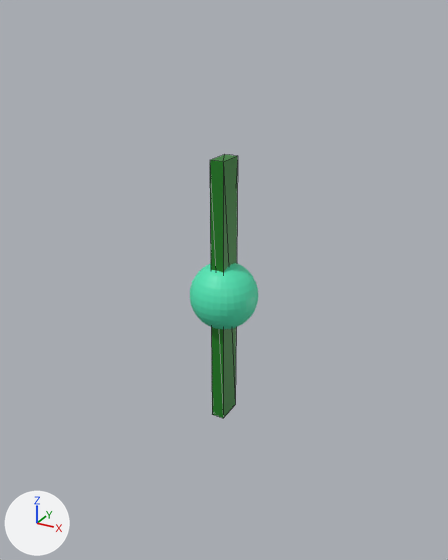
The glTF model 11_controls/3d_models/configurator.gltf: old version first, new version second.
Camera for both pictures: a 50 mm lens placed at (1.97, -3.59, 1.91), pointed at (-0.02, 0.04, 0.1). Every picture has the same lights, and +X, +Y and +Z are marked at lower left. Mesh edges are drawn as thin lines on the coarser meshes. Where no turn or scale is listed for an object, it has been applied to the vertices.

The first picture shows 'Path', 'slider'.
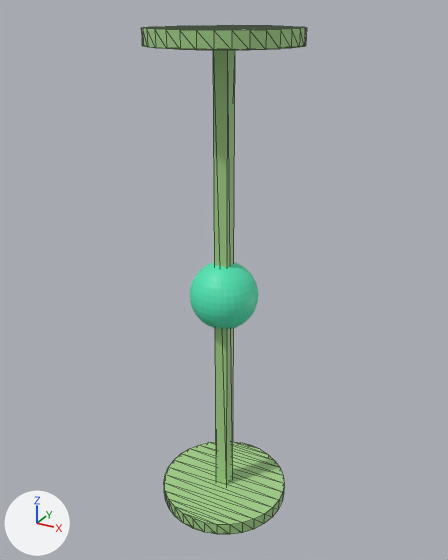
Edits to the bpy script that builds the scene:
```text
Change mat_material:
    mat_material.base_color: (0.0121, 0.217, 0.0145) -> (0.374, 0.644, 0.256)  # green #1d8020 -> green #a5d28a
Add me_cylinder_001:
    me_cylinder_001.from_pydata(...)  # a 32-sided cylinder along z spanning x -0.5..0.5, y -0.5..0.5, z -0.05..0.05
    me_cylinder_001.materials.append(mat_material)  # green #a5d28a
Change ob_path:
    ob_path.scale: (0.05, 0.1, 1.0) -> (0.05, 0.05, 1.75)
Add ob_cylinder_001:
    ob_cylinder_001 = bpy.data.objects.new('Cylinder.001', me_cylinder_001)
    ob_cylinder_001.location = (0.0, 0.0, -1.75)
Add ob_cylinder:
    ob_cylinder = bpy.data.objects.new('Cylinder', me_cylinder_001.copy())
    ob_cylinder.location = (0.0, 0.0, 1.75)
```

Boxes [x1, y1, x2, y2] around the edits, measured in the pictures (448 x 560 px):
'Path', recoloured, rescaled (21% narrower, 65% taller)
    before: [210, 154, 238, 418]
    after: [213, 50, 235, 485]
'Cylinder.001', added (green)
    after: [164, 442, 284, 534]
'Cylinder', added (green)
    after: [142, 25, 306, 50]
